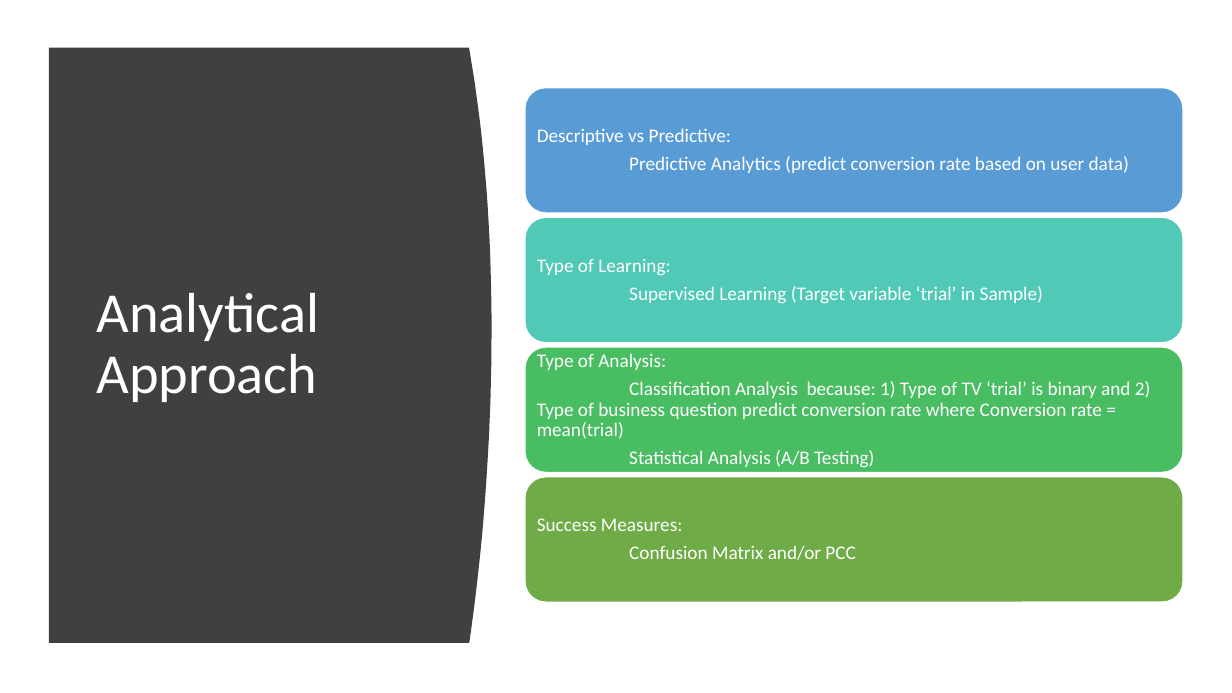
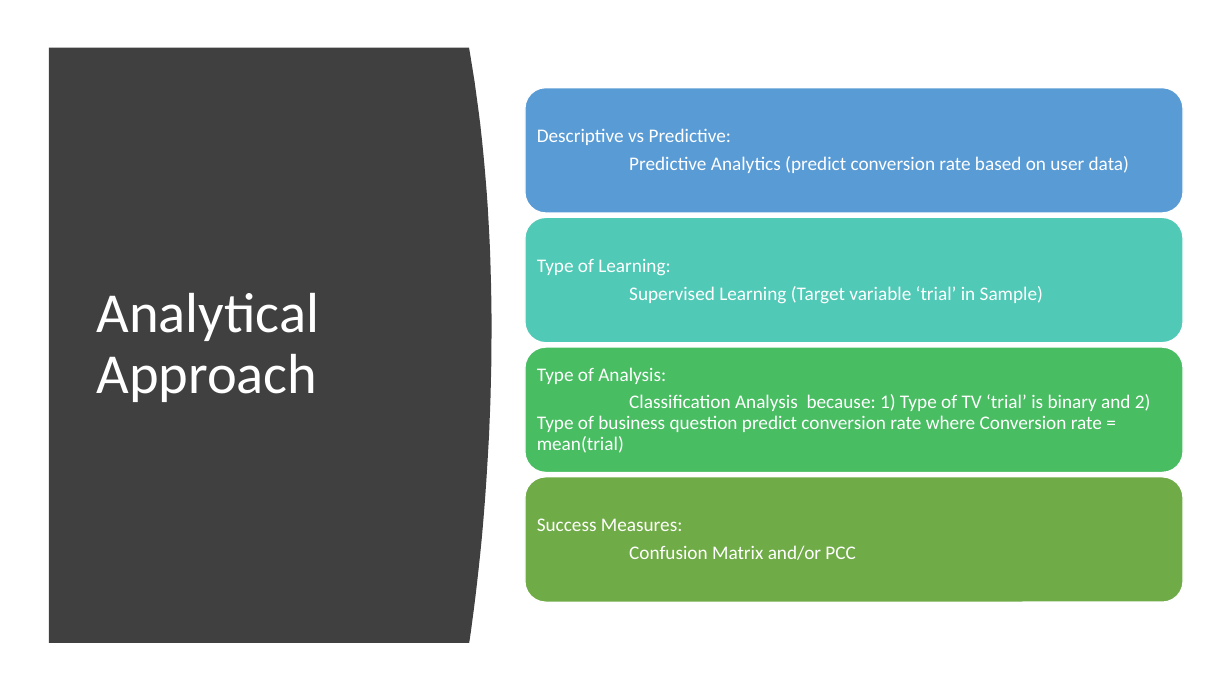
Before and after one commit to SyedNadir/freemium-ab-testing, a slide deck: slide 11 of documents/presentation/Final Presentation.pptx. Drawn at 1232x693 pixels with LibreOffice and Linux fonts; fonts in the diff are those of the drawing. Boxes give left, top, right and bottom in pixels: in the first picture for what was removed or moved away, otherwise in the second. Text is boxed around its words. In the diff, an @@ line names an element or a change of style, - is before the commit and + after.

```diff
--- a/documents/presentation/Final Presentation.pptx
+++ b/documents/presentation/Final Presentation.pptx
@@ text at box(629, 450, 874, 468): paragraph removed @@
-Statistical Analysis (A/B Testing)
```
Also in this commit, not shown: 19 other slides changed, 1 slide added.
